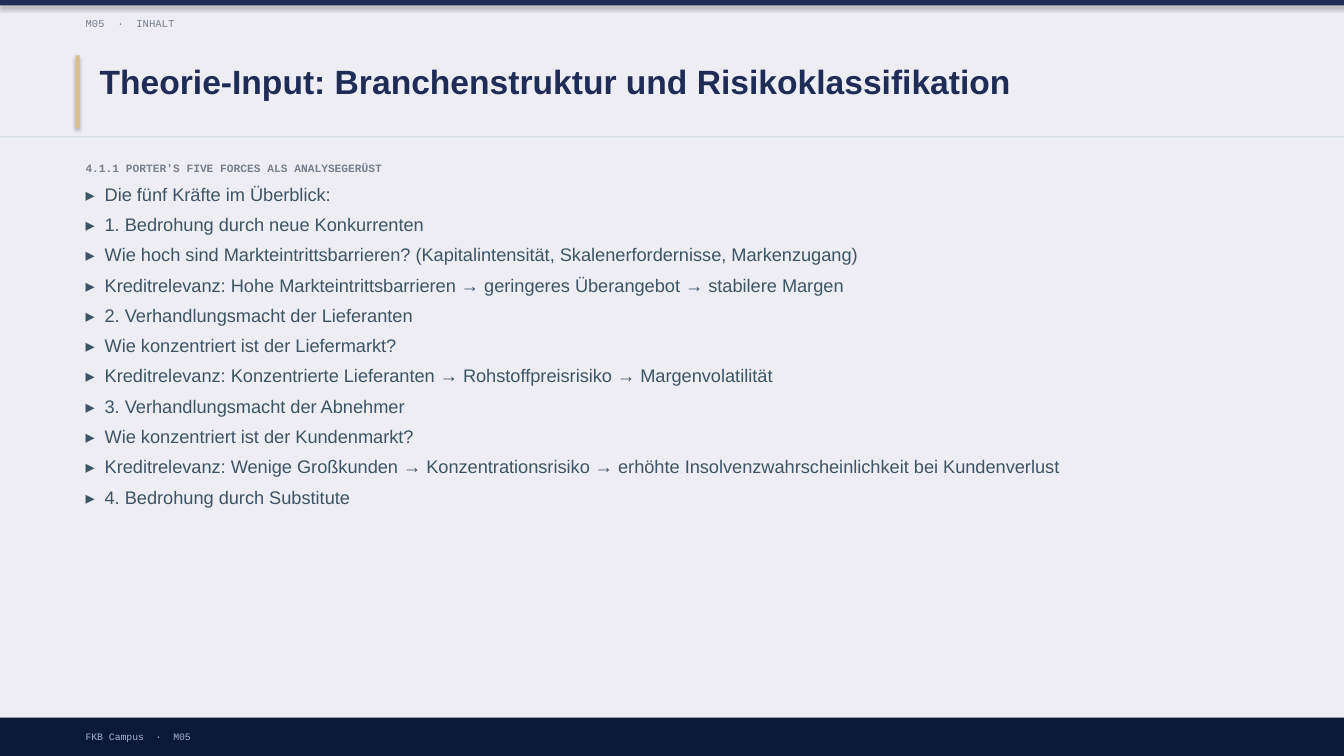
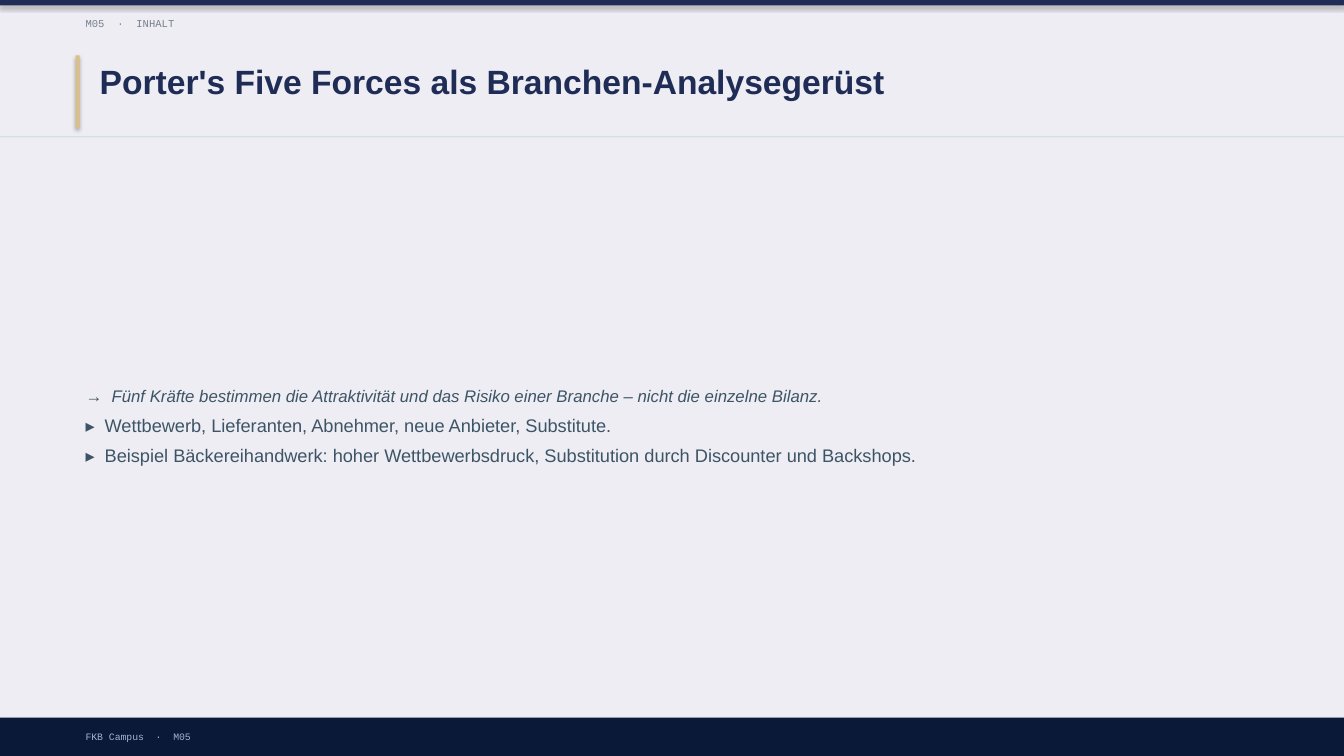
Before and after one commit to ck5rqc47pr-byte/firmenkundenakademie-online, a slide deck: slide 8 of protected-downloads/praesentation/M05.pptx (slide 5 before the commit). Drawn at 1344x756 pixels with LibreOffice and Linux fonts; fonts in the diff are those of the drawing. Boxes give left, top, right and bottom in pixels: in the first picture for what was removed or moved away, otherwise in the second. Text is boxed around its words. In the diff, an @@ line names an element or a change of style, - is before the commit and + after.

```diff
--- a/protected-downloads/praesentation/M05.pptx
+++ b/protected-downloads/praesentation/M05.pptx
@@ text at (100, 69, 885, 101): text changed @@
-Theorie-Input: Branchenstruktur und Risikoklassifikation
+Porter's Five Forces als Branchen-Analysegerüst
@@ text "→ Fünf Kräfte bestimmen die ..." at (105, 390, 916, 466): vertical alignment top to middle @@
@@ text at (105, 390, 916, 466): text changed @@
-4.1.1 PORTER'S FIVE FORCES ALS ANALYSEGERÜST
-▸ Die fünf Kräfte im Überblick:
-▸ 1. Bedrohung durch neue Konkurrenten
-▸ Wie hoch sind Markteintrittsbarrieren? (Kapitalintensität, Skalenerfordernisse, Markenzugang)
-▸ Kreditrelevanz: Hohe Markteintrittsbarrieren → geringeres Überangebot → stabilere Margen
-▸ 2. Verhandlungsmacht der Lieferanten
-▸ Wie konzentriert ist der Liefermarkt?
-▸ Kreditrelevanz: Konzentrierte Lieferanten → Rohstoffpreisrisiko → Margenvolatilität
-▸ 3. Verhandlungsmacht der Abnehmer
-▸ Wie konzentriert ist der Kundenmarkt?
-▸ Kreditrelevanz: Wenige Großkunden → Konzentrationsrisiko → erhöhte Insolvenzwahrscheinlichkeit bei Kundenverlust
-▸ 4. Bedrohung durch Substitute
+→ Fünf Kräfte bestimmen die Attraktivität und das Risiko einer Branche – nicht die einzelne Bilanz.
+▸ Wettbewerb, Lieferanten, Abnehmer, neue Anbieter, Substitute.
+▸ Beispiel Bäckereihandwerk: hoher Wettbewerbsdruck, Substitution durch Discounter und Backshops.
```
Also in this commit, not shown: 4 other slides changed, 17 slides added, 7 slides removed, 1 other file.
